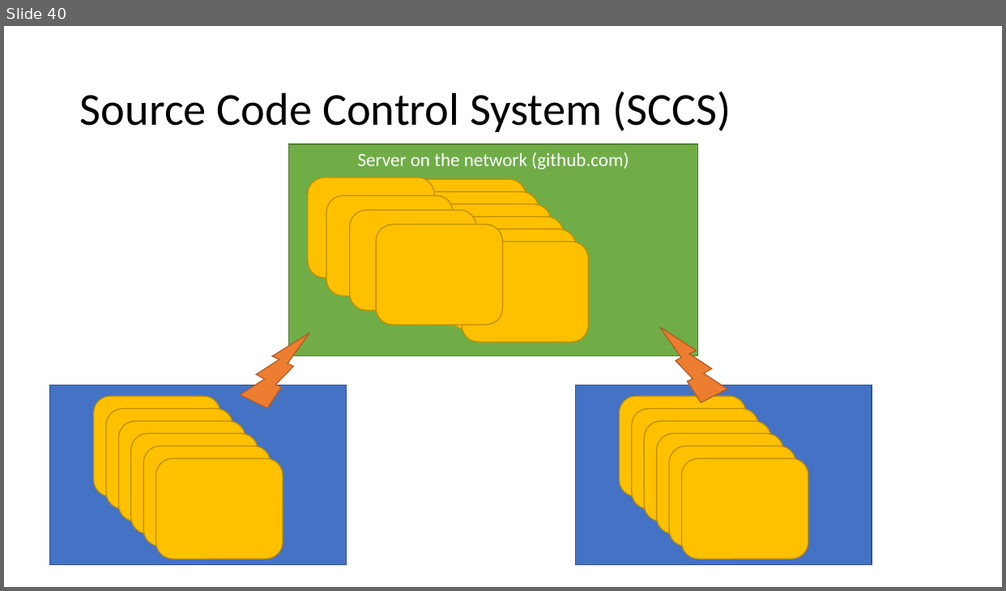
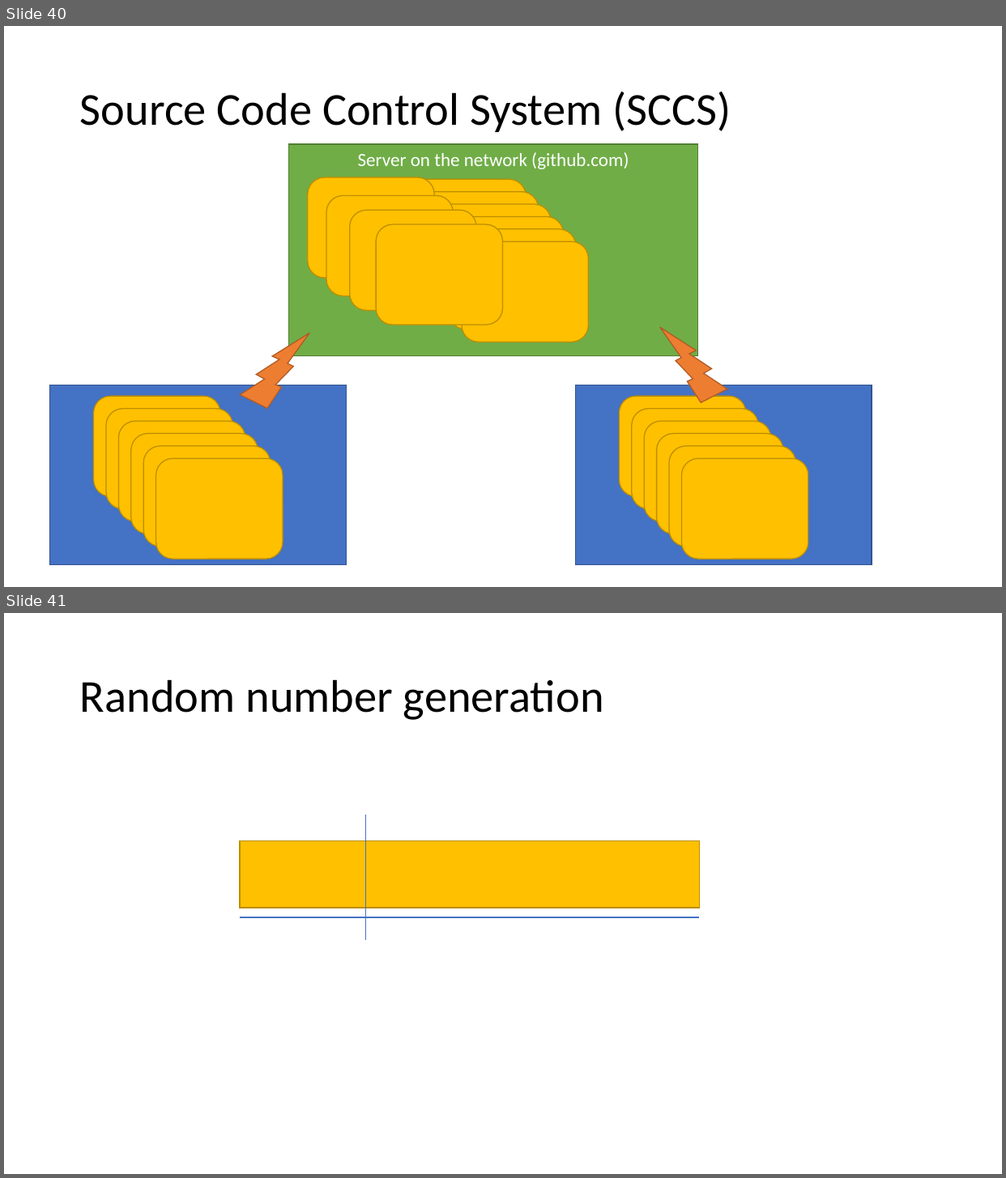
Before and after one commit to brianwhu/fun-in-js, a slide deck: documents/DataStructures.pptx. Shown one above the other, each under a label of ours: slide 40 before the commit, slides 40 and 41 after it. The pictures are 1006x591 and 1006x1178 pixels, drawn with LibreOffice and Linux fonts; fonts in the diff are those of the drawing. Boxes give left, top, right and bottom in pixels: in the first picture for what was removed or moved away, otherwise in the second. Text is boxed around its words. In the diff, an @@ line names an element or a change of style, - is before the commit and + after.

```diff
--- a/documents/DataStructures.pptx
+++ b/documents/DataStructures.pptx
@@ slide 41 added at (4,613,1002,1174), background #FFFFFF @@
@@ title added at (80,679,604,720), 44 pt, text #000000 @@
+Random number generation
@@ line added from (365, 815) to (365, 941), #4472C4 0.5 pt @@
@@ rectangle added at (240,841,700,907), fill #FFC000, outline #BD8E00 1 pt @@
@@ line added from (240, 918) to (700, 918), #4472C4 1.5 pt @@
```
Also in this commit, not shown: 1 slide changed, 2 other files.
